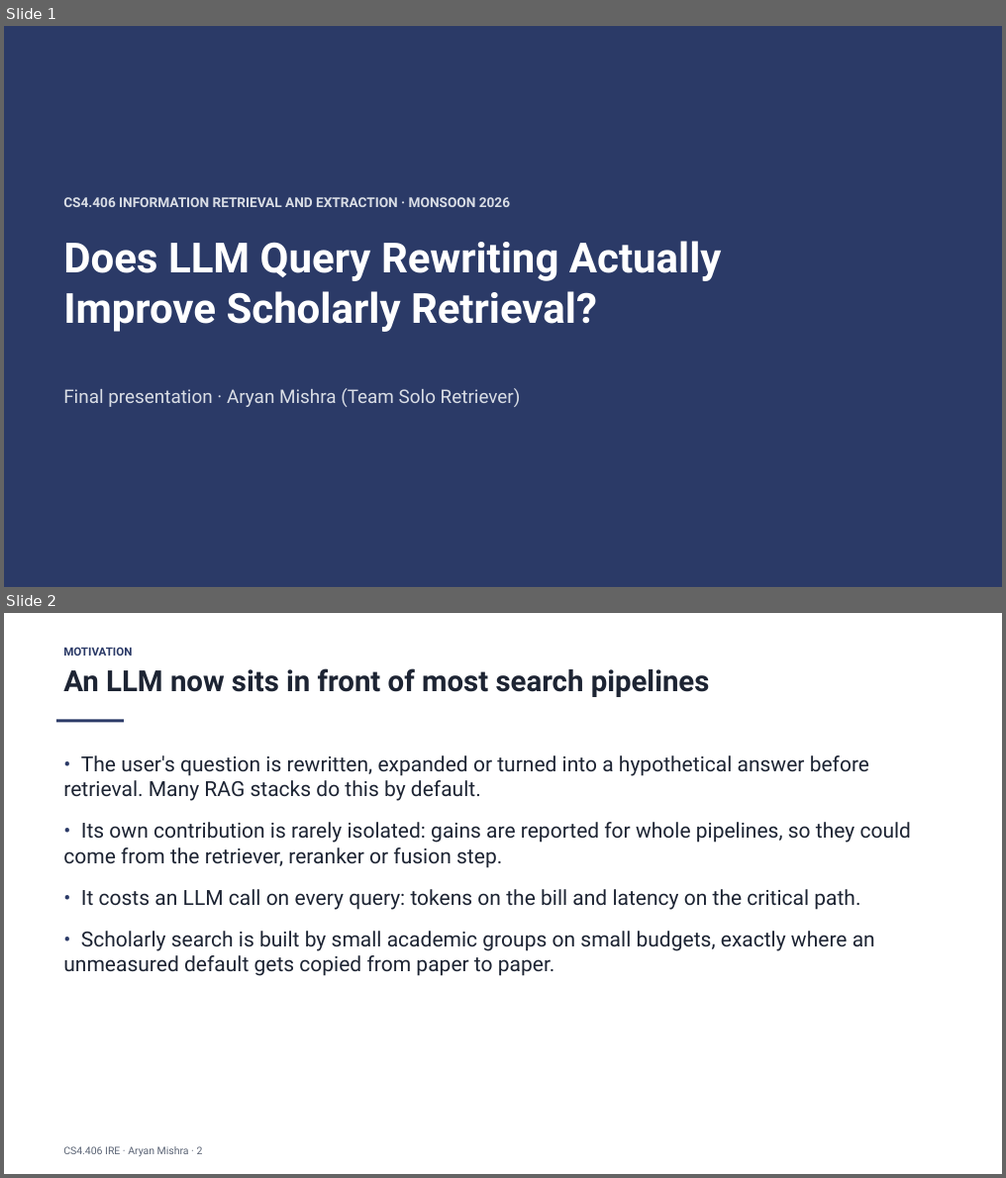
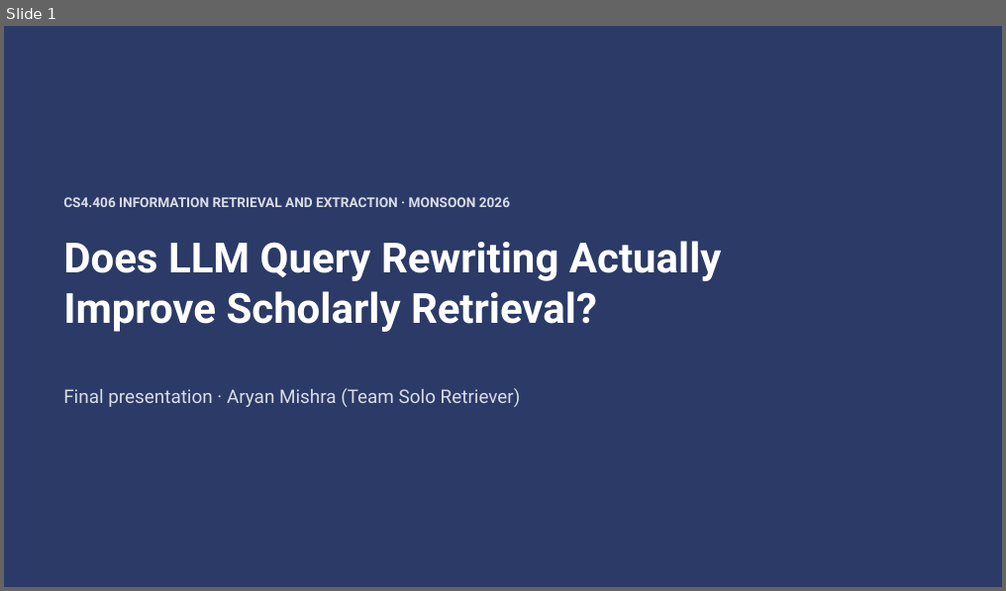
Before and after one commit to aryanmishra777/ire-project-final, a slide deck: slides/deck.pptx. Shown one above the other, each under a label of ours: slides 1 and 2 before the commit, slide 1 after it. The pictures are 1006x1178 and 1006x591 pixels, drawn with LibreOffice and Linux fonts; fonts in the diff are those of the drawing. Boxes give left, top, right and bottom in pixels: in the first picture for what was removed or moved away, otherwise in the second. Text is boxed around its words. In the diff, an @@ line names an element or a change of style, - is before the commit and + after.

Commit message:
Rework the motivation slide around a real rewrite example

```diff
--- a/slides/deck.pptx
+++ b/slides/deck.pptx
@@ slide 2 removed at box(4, 613, 1002, 1174), background #FFFFFF @@
@@ text removed at box(63, 647, 132, 656) @@
-MOTIVATION
@@ text removed at box(63, 668, 710, 697) @@
-An LLM now sits in front of most search pipelines
@@ rectangle removed at box(56, 719, 124, 722) @@
@@ text removed at box(63, 756, 912, 976) @@
-• The user's question is rewritten, expanded or turned into a hypothetical answer before retrieval. Many RAG stacks do this by default.
-• Its own contribution is rarely isolated: gains are reported for whole pipelines, so they could come from the retriever, reranker or fusion step.
-• It costs an LLM call on every query: tokens on the bill and latency on the critical path.
-• Scholarly search is built by small academic groups on small budgets, exactly where an unmeasured default gets copied from paper to paper.
@@ text removed at box(63, 1147, 203, 1157) @@
-CS4.406 IRE · Aryan Mishra · 2
```
Also in this commit, not shown: 1 slide added, 5 other files.
